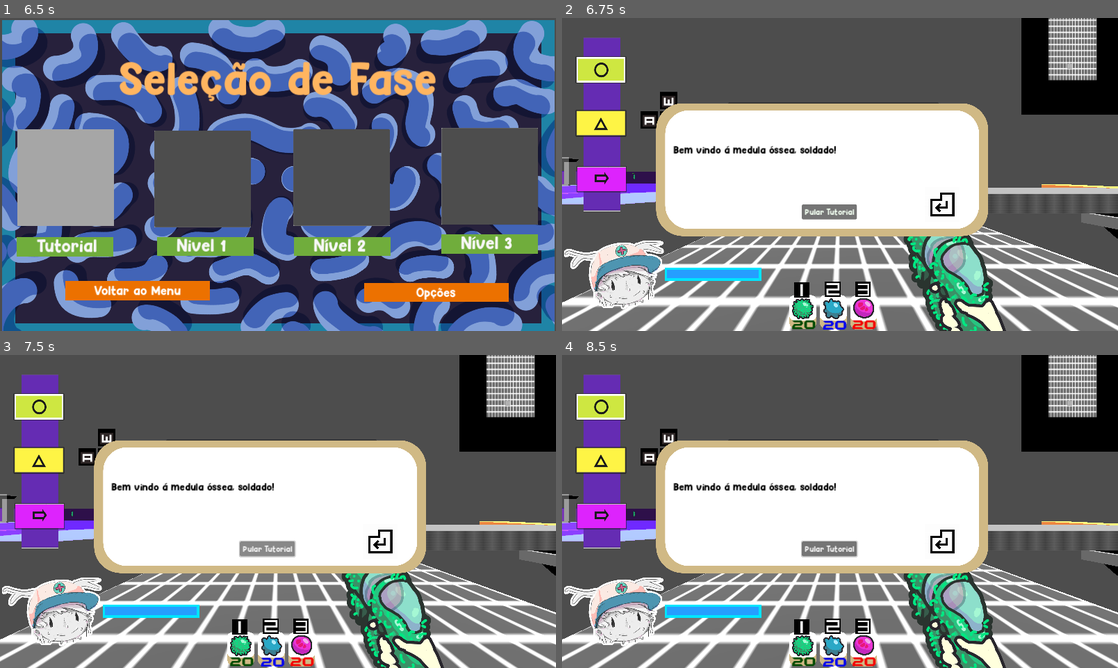
Above: before the commit, frames 1-4 (two rows, left to right).
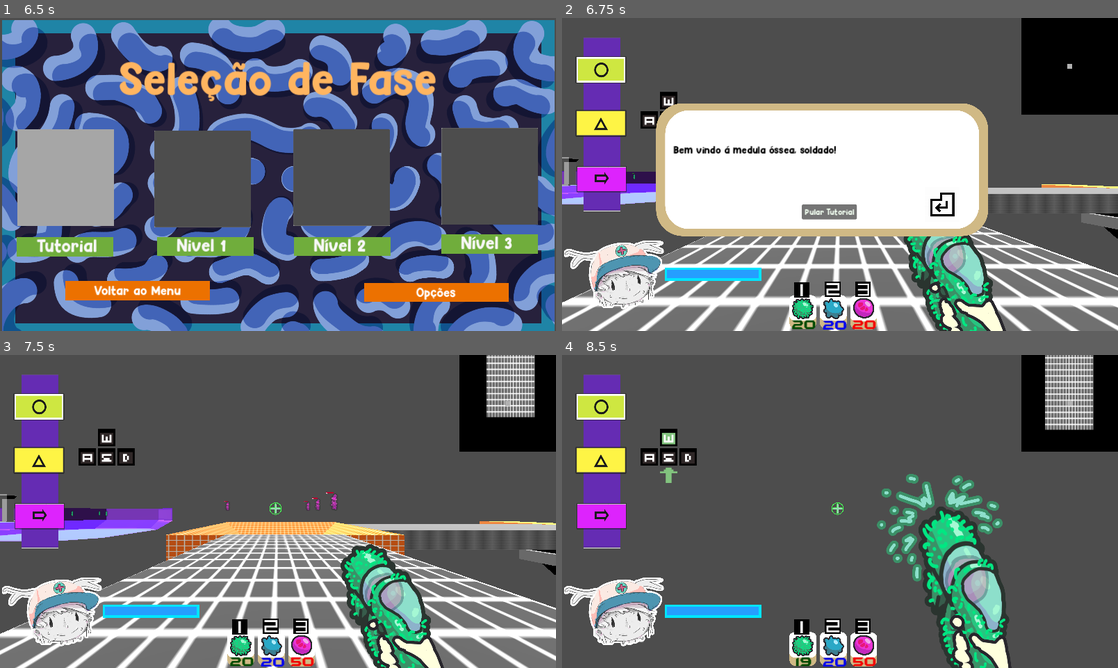
Above: after the commit, the same moments.

Repository: MrVeGGi3/Immunition-2.0.-2024-
Game: Godot game, scene res://scenes/HUD/logo_transition.tscn
The game is run twice, just before and just after one commit, with the same random seed, the same clock (stepped at 60 frames per second) and the same inputs.
Inputs (mouse positions are in pixels of both pictures, inside the frame that each line leads up to):
- Up to frame 1 (6.5 s): tap Enter (start) at 0.5, 1.25, 3.5, 5 s; move the mouse to (400, 158) at 0.52 s; press the mouse at (400, 158) at 0.53 s; hold D (move_right) 0.53-1.28 s; tap Space (jump) at 0.77, 1.52, 3.02, 3.77, 4.52 s; move the mouse to (166, 190) at 1.27 s; release the mouse at (166, 190) at 1.28 s; hold S (move_backwards) 1.28-2.03 s; tap 1 (change_linfocit) at 1.35 s; click (166, 190) at 1.55 s; tap R (restart) at 2, 4.25 s; move the mouse to (333, 105) at 2.02 s; press the mouse at (333, 105) at 2.03 s; hold D (move_right) 2.03-2.78 s; tap 2 (change_macrofage) at 2.1 s; move the mouse to (250, 237) at 2.77 s; release the mouse at (250, 237) at 2.78 s; hold W (move_forwards) 2.78-3.53 s; tap 3 (change_neutrofile) at 2.85 s; click (250, 237) at 3.05 s; move the mouse to (444, 221) at 3.52 s; press the mouse at (444, 221) at 3.53 s; hold A (move_left) 3.53-5.03 s; tap Mouse wheel down (roll_down) at 3.6 s; move the mouse to (111, 127) at 4.27 s; release the mouse at (111, 127) at 4.28 s; tap Mouse wheel up (roll_up) at 4.35 s; click (111, 127) at 4.55 s; move the mouse to (305, 174) at 5.02 s; hold S (move_backwards) 5.03-5.75 s; hold Ctrl (run) 5.03-5.75 s; click (305, 174) at 5.3 s; click "Jogar" at 5.75 s
- Up to frame 2 (6.75 s): click (628, 177) at 6.5 s
- Up to frame 3 (7.5 s): click (266, 552) at 7.25 s, where only the run before the commit has a clickable "Recomeçar"
- Up to frame 4 (8.5 s): move the mouse to (756, 433) at 8.02 s; hold D (move_right) from 8.03 s (still down); click (756, 433) at 8.1 s

Frame 1 is identical in both runs. In frame 2, 1.8% of the frame differs, in the area x 12-97%, y 0-50%; in frame 3, 35%; in frame 4, 50%, in the area x 0-100%, y 0-100%.
Error before the commit: Parse Error: Function "input_is_pressed()" not found in base self. (res://scripts/Characthers/Player.gd:143)

Commit message:
Lança Chamas e Arma Linfócito
I. Mecânica do Lança - Chamas funcional
II. Ajuste de Distância da Arma Linfócito

Diff:
--- a/scenes/Characters/Player.tscn
+++ b/scenes/Characters/Player.tscn
@@ -412,7 +412,7 @@
 
 [node name="RayCast3D" type="RayCast3D" parent="."]
 transform = Transform3D(1, 0, 0, 0, 1, 0, 0, 0, 1, 0, 1.5, 0)
-target_position = Vector3(0, 0, -30)
+target_position = Vector3(0, 0, -50)
 collision_mask = 3
 
 [node name="Camera3D" type="Camera3D" parent="."]
@@ -622,9 +622,6 @@
 [node name="Minimap" parent="PlayerHUD" instance=ExtResource("23_m73h5")]
 target = NodePath("../..")
 
-[node name="pause_menu" parent="PlayerHUD" instance=ExtResource("8_5pk0d")]
-visible = false
-
 [node name="DeathScreen" type="Control" parent="PlayerHUD"]
 process_mode = 3
 layout_mode = 3
@@ -717,6 +714,9 @@
 scroll_active = false
 autowrap_mode = 0
 
+[node name="pause_menu" parent="PlayerHUD" instance=ExtResource("8_5pk0d")]
+visible = false
+
 [node name="ShootPlayer" type="AudioStreamPlayer3D" parent="."]
 stream = ExtResource("9_qulf7")
 bus = &"SFX"
--- a/scenes/Levels/world.tscn
+++ b/scenes/Levels/world.tscn
@@ -262,7 +262,7 @@
 transform = Transform3D(1, 0, 0, 0, 1, 0, 0, 0, 1, 194.924, 4.08756, -92.0511)
 
 [node name="EnemiesGroupRed" type="Node3D" parent="Enemies"]
-transform = Transform3D(1, 0, 0, 0, 1, 0, 0, 0, 1, 183.613, 8.08258, -297.895)
+transform = Transform3D(1, 0, 0, 0, 1, 0, 0, 0, 1, 104.21, 8.08258, 138.908)
 
 [node name="Enemy" parent="Enemies/EnemiesGroupRed" instance=ExtResource("6_grihp")]
 transform = Transform3D(1, 0, 0, 0, 1, 0, 0, 0, 1, 16.9048, 0, 0)
--- a/scripts/Characthers/Enemy_Blue.gd
+++ b/scripts/Characthers/Enemy_Blue.gd
@@ -44,17 +44,10 @@
 
 func kill_blue():
 	enemy_health -= 5
-	move_speed -= 2
-	if move_speed < 2:
-		move_speed = 2
-	killed()
+
 
 func heal_blue():
 	enemy_health -= 2
-	move_speed -= 1
-	if move_speed < 3:
-		move_speed = 3
-	killed()
 
 
 func killed():
--- a/scripts/Characthers/Enemy_Green.gd
+++ b/scripts/Characthers/Enemy_Green.gd
@@ -44,22 +44,32 @@
 
 func kill_green():
 	enemy_health -= 5
-	if enemy_health <= 0:
-		dead = true
-		$DeathSound.play()
-		animated_sprite_3d.play("death")
-		progress_bar.visible = false
-		$CollisionShape3D.disabled = true
-		collision_layer = 0
+	move_speed -= 2
+	if move_speed < 2:
+		move_speed = 2
+	killed()
+
+func heal_green():
+	enemy_health -= 2
+	move_speed -= 1
+	if move_speed < 3:
+		move_speed = 3
+	killed()
 
 func _on_timer_timeout():
 	can_colide = true
-
-func heal_green():
-	enemy_health += 3
 
 func _process(_delta):
 	progress_bar.value = enemy_health
 	label.set_text(str(enemy_health))
 	if enemy_health > 15:
 		progress_bar.max_value = enemy_health
+
+func killed():
+	if enemy_health <= 0:
+		dead = true
+		$DeathSound.play()
+		progress_bar.visible = false
+		animated_sprite_3d.play("death")
+		$CollisionShape3D.disabled = true
+		collision_layer = 0
--- a/scripts/Characthers/Enemy_Red.gd
+++ b/scripts/Characthers/Enemy_Red.gd
@@ -17,6 +17,7 @@
 @onready var animated_sprite_3d = $AnimatedSprite3D
 @onready var sub_viewport = $SubViewport
 
+@onready var CONTROL_BULLET_EMISSION = Global.CONTROL_BULLET_EMISSION
 func _physics_process(_delta):
 	if dead:
 		return
@@ -44,7 +45,7 @@
 		timer.start()
 
 func kill_red():
-	enemy_health -= 5
+	enemy_health -= 2  * CONTROL_BULLET_EMISSION
 	if enemy_health <= 0:
 		dead = true
 		progress_bar.visible = false
@@ -61,6 +62,6 @@
 
 func _process(_delta):
 	progress_bar.value = enemy_health
-	label.set_text(str(enemy_health))
+	label.set_text(str(int(enemy_health)))
 	if enemy_health > 15:
 		progress_bar.max_value = enemy_health
--- a/scripts/Characthers/Player.gd
+++ b/scripts/Characthers/Player.gd
@@ -43,7 +43,7 @@
 const INCREASE_SPEED = 10
 var JUMP_FORCE = 8.0
 const GRAVITY = Vector3(0, -9.8, 0)
-const CONTROL_BULLET_EMISSION = 1
+const CONTROL_BULLET_EMISSION = Global.CONTROL_BULLET_EMISSION
 
 #Booleanas
 var can_shoot = Global.c_shoot
@@ -140,12 +140,12 @@
 				can_shoot_mf = false
 				set_global_transition_bool_csm(can_shoot_mf)
 
-	if input_is_pressed("shoot") and can_shoot_nf:
+	if Input.is_action_pressed("shoot") and can_shoot_nf:
 		shoot_by_neutrofile()
 		if n_ammo < 0:
 			n_ammo = 0
 		if n_ammo > 0:
-			n_ammo -= 1 * delta * CONTROL_BULLET_EMISSION
+			n_ammo -= 3 * delta * CONTROL_BULLET_EMISSION
 
 
 
@@ -155,7 +155,7 @@
 	#labels para informação de munição
 	ammo_linf.text = str(l_ammo)
 	ammo_macr.text = str(m_ammo)
-	ammo_neu.text = str(n_ammo)
+	ammo_neu.text = str(int(n_ammo))
 
 func _physics_process(delta):
 
--- a/scripts/Global/global.gd
+++ b/scripts/Global/global.gd
@@ -7,6 +7,7 @@
 var m1_active = true
 var m2_active = false
 var m3_active = false
+const CONTROL_BULLET_EMISSION = 2
 # Called when the node enters the scene tree for the first time.
 func _ready():
 	pass # Replace with function body.
